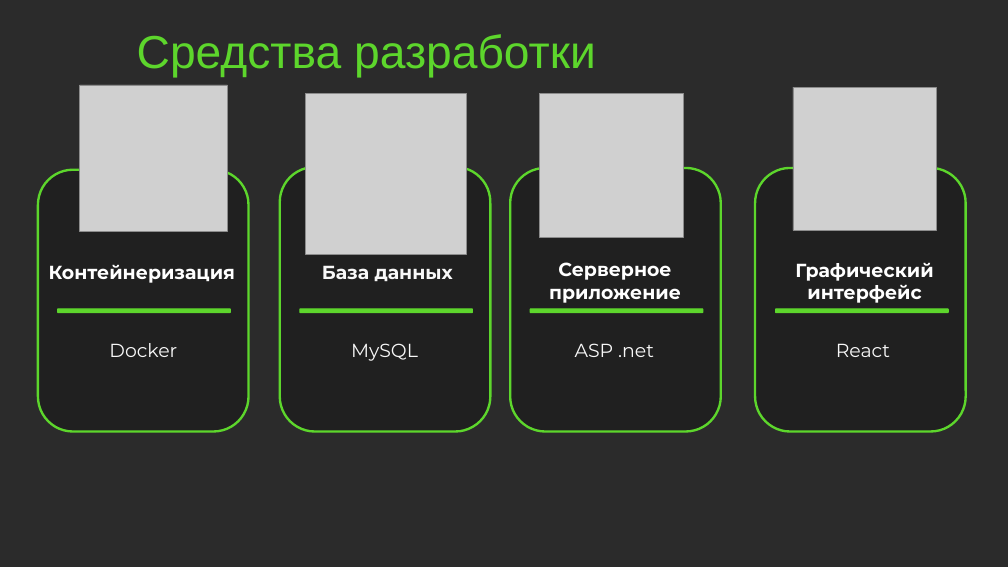
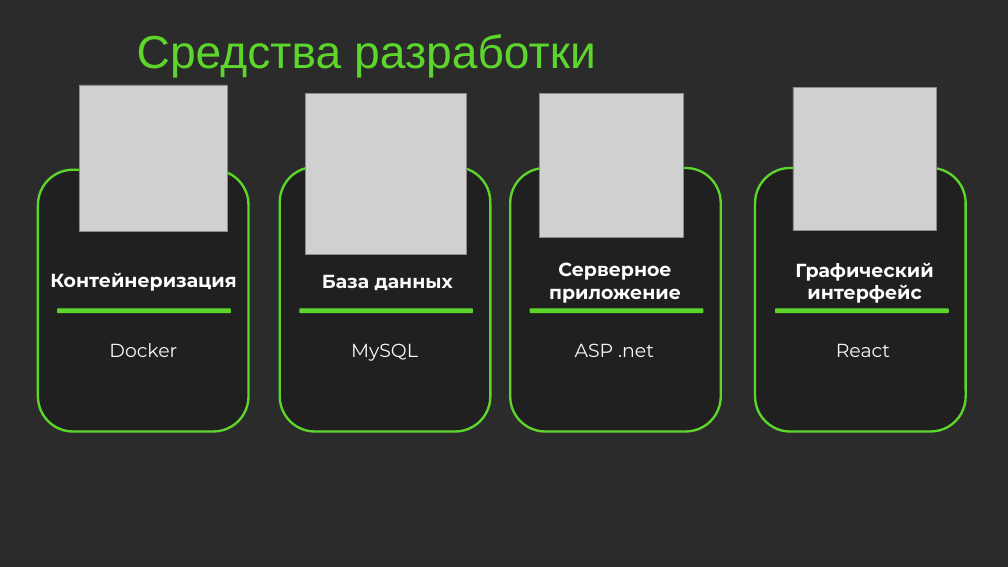
Before and after one commit to amadesya/CourseProject, a slide deck: slide 6 of Документация/Разработка подсистемы СмартФикс.pptx. Drawn at 1008x567 pixels with LibreOffice and Linux fonts; fonts in the diff are those of the drawing; grey boxes stand for pictures; background and template pictures are left out; a plain dark background stands for a picture behind light text. Boxes give left, top, right and bottom in pixels: in the first picture for what was removed or moved away, otherwise in the second. Text is boxed around its words. In the diff, an @@ line names an element or a change of style, - is before the commit and + after.

```diff
--- a/Документация/Разработка подсистемы СмартФикс.pptx
+++ b/Документация/Разработка подсистемы СмартФикс.pptx
@@ text "Контейнеризация": place and size @@
-text "Контейнеризация" at bbox=[49, 264, 235, 283]
+text "Контейнеризация" at bbox=[50, 272, 236, 291]
@@ text "База данных": place and size @@
-text "База данных" at bbox=[322, 265, 453, 281]
+text "База данных" at bbox=[322, 274, 453, 290]
```
Also in this commit, not shown: 4 slides added, 4 slides removed.
